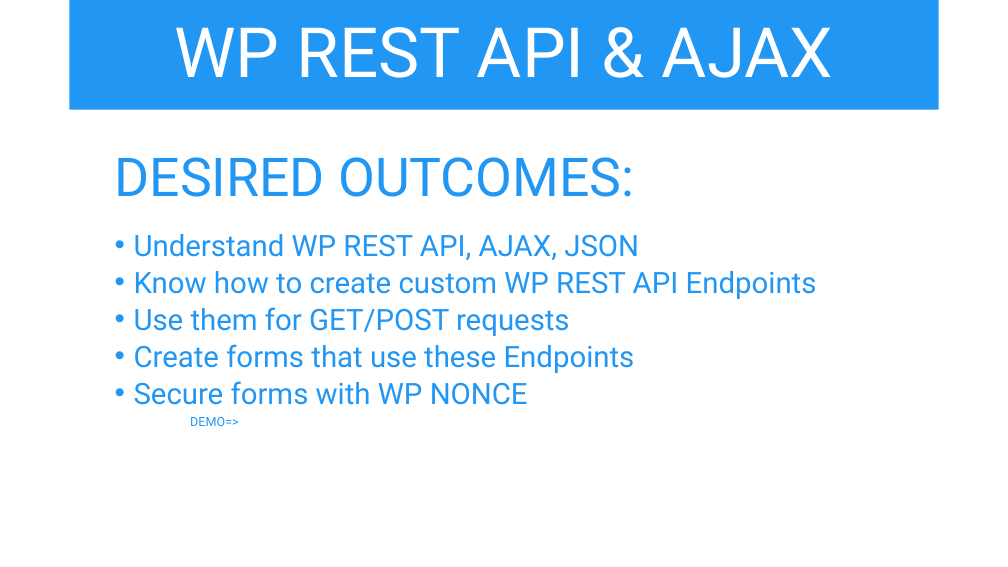
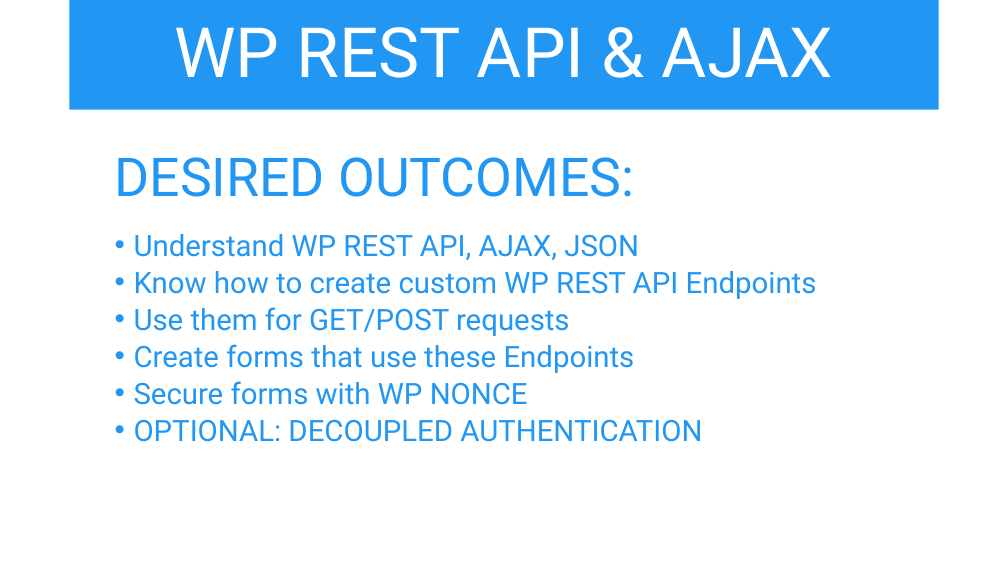
Before and after one commit to iwswordpress/rest, a slide deck: slide 5 of rest-api-workshop.pptx. Drawn at 1008x567 pixels with LibreOffice and Linux fonts; fonts in the diff are those of the drawing. Boxes give left, top, right and bottom in pixels: in the first picture for what was removed or moved away, otherwise in the second. Text is boxed around its words. In the diff, an @@ line names an element or a change of style, - is before the commit and + after.

```diff
--- a/rest-api-workshop.pptx
+++ b/rest-api-workshop.pptx
@@ text at (134,419,702,442): text changed; size 12 to 28 pt @@
-      DEMO=>
+  • OPTIONAL: DECOUPLED AUTHENTICATION
```
Also in this commit, not shown: 1 other slide changed, 6 slides added, 2 other files.
